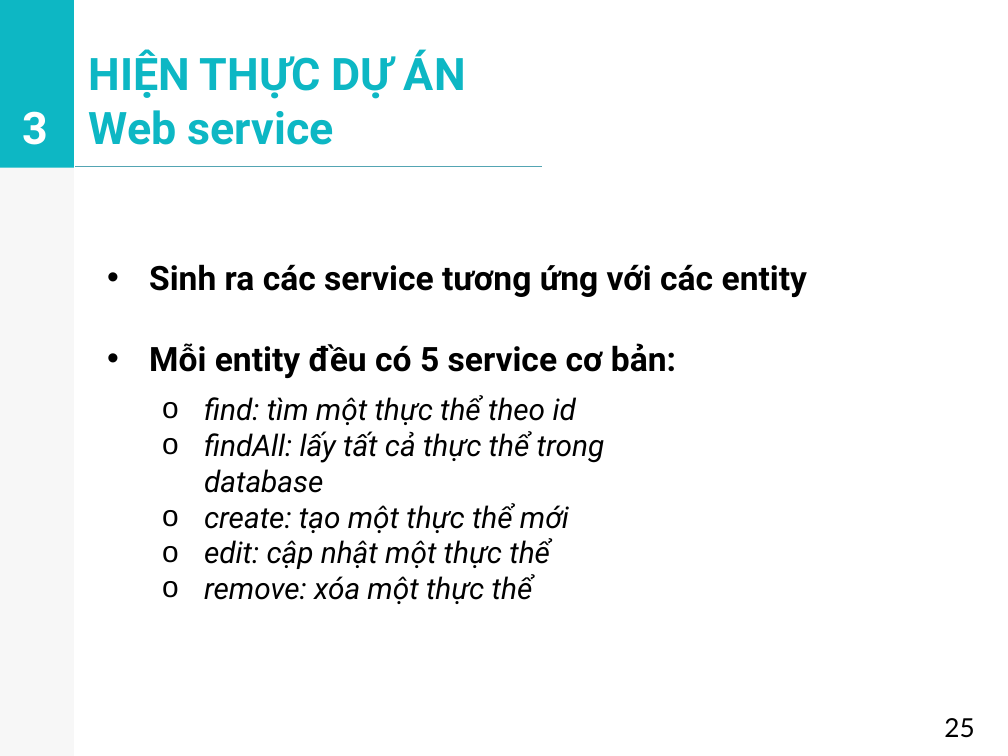
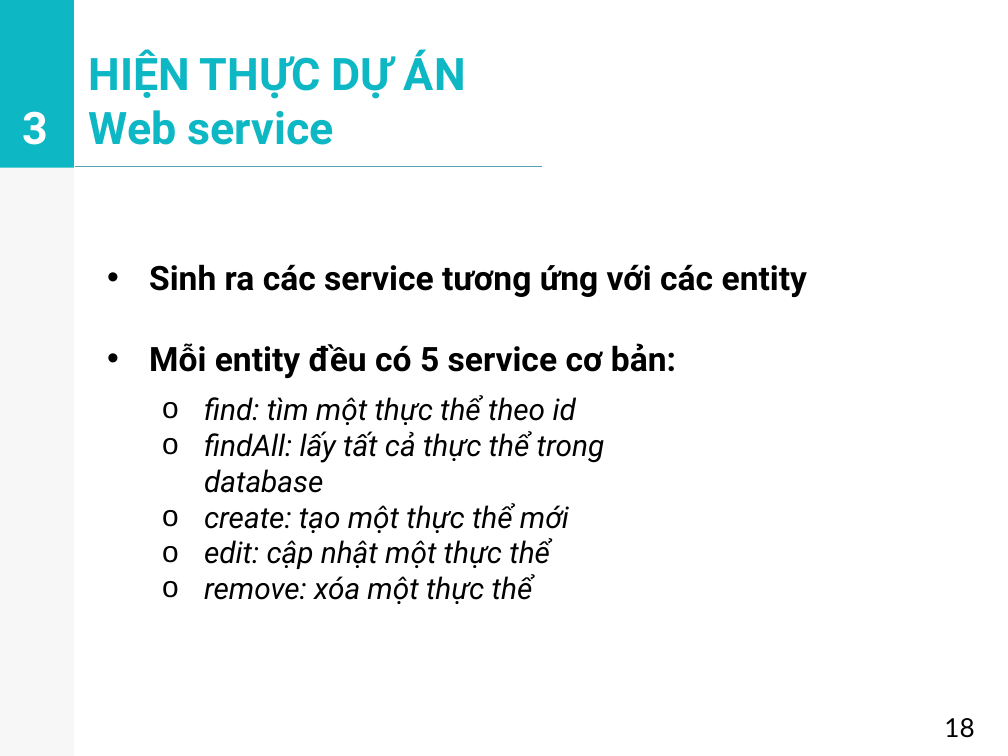
Before and after one commit to vovanluan/TTTN, a slide deck: slide 18 of BaoCao.pptx. Drawn at 1008x756 pixels with LibreOffice and Linux fonts; fonts in the diff are those of the drawing. Boxes give left, top, right and bottom in pixels: in the first picture for what was removed or moved away, otherwise in the second. Text is boxed around its words. In the diff, an @@ line names an element or a change of style, - is before the commit and + after.

```diff
--- a/BaoCao.pptx
+++ b/BaoCao.pptx
@@ text at [944, 718, 974, 738]: text changed @@
-25
+18
```
Also in this commit, not shown: 13 other slides changed.
